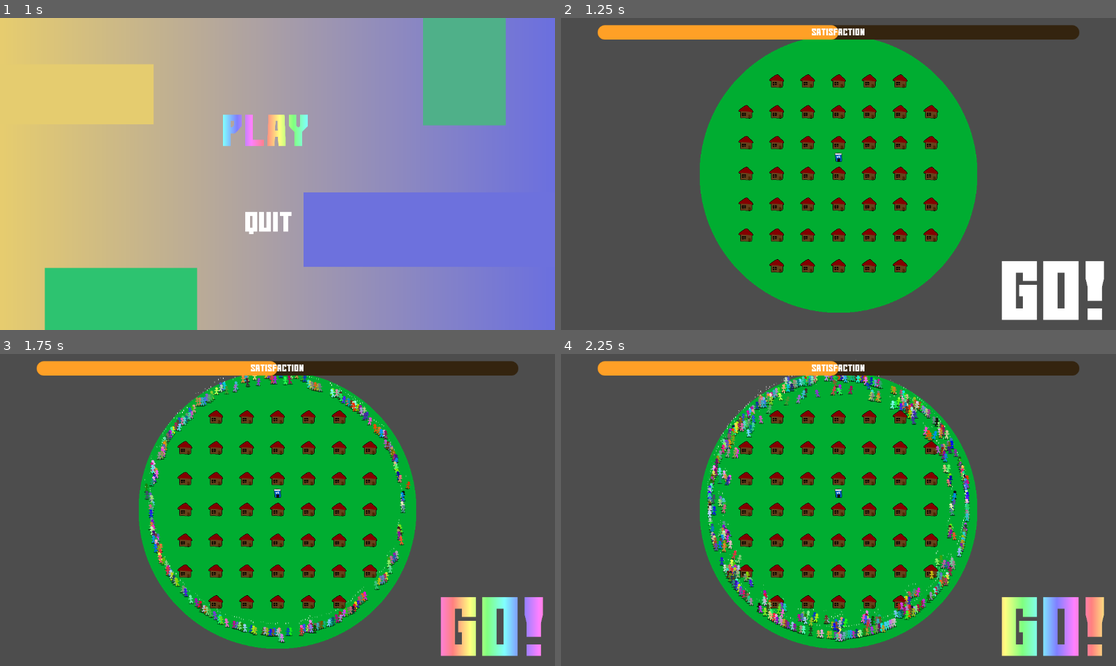
Above: before the commit, frames 1-4 (two rows, left to right).
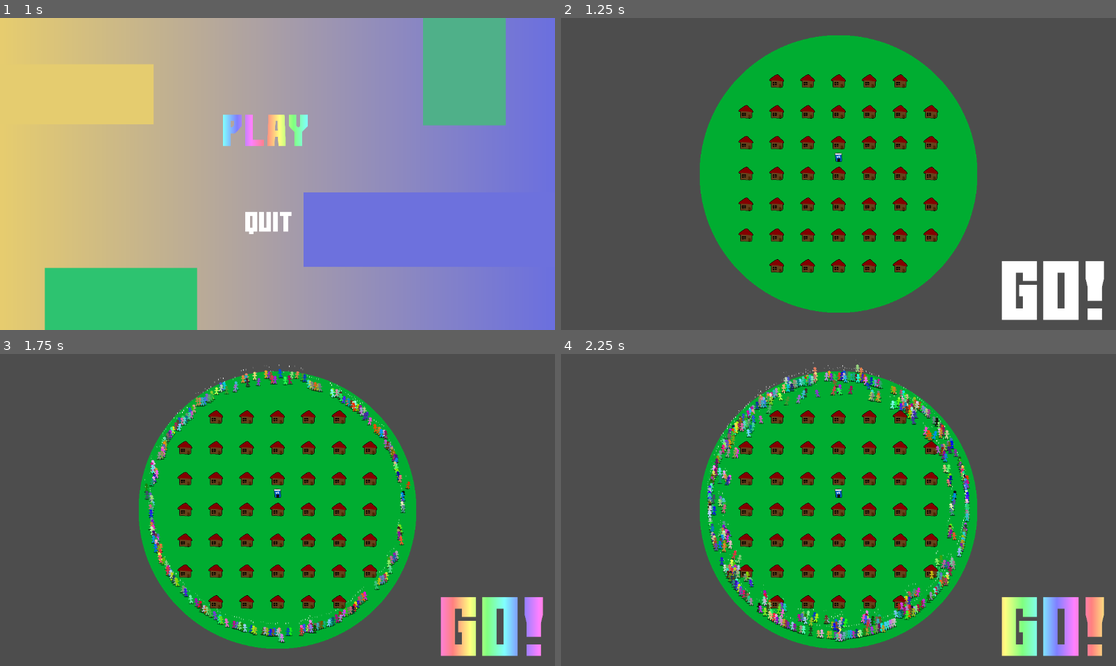
Above: after the commit, the same moments.

Repository: Viggzta/gmtk-jam-2024
Game: Godot game, scene res://main_menu.tscn
Same seed, same stepped clock (60 frames per second), same inputs: the game is played once before the commit and once after it. Sound files missing from this copy of the repository are replaced by a short silence.
Inputs (mouse positions are in pixels of both pictures, inside the frame that each line leads up to):
- Up to frame 1 (1 s): click (271, 130) at 0.5 s
- Up to frame 2 (1.25 s): no input
- Up to frame 3 (1.75 s): click (493, 625) at 1.25 s
- Up to frame 4 (2.25 s): click (1054, 625) at 2 s

Frame 1 is identical in both runs. In frame 2, 4.0% of the frame differs, in the area x 6-94%, y 2-7%; in frame 3, 4.0%; in frame 4, 4.0%.

Commit message:
satisfaction ui moving

Diff:
--- a/src/scenes/npc/dude.gd
+++ b/src/scenes/npc/dude.gd
@@ -108,6 +108,7 @@
 	splat.global_position = global_position
 	var sprite: Sprite2D = splat.get_node("Sprite2D")
 	sprite.modulate = sprite_2d.modulate
+	$"/root/Globals".dude_count -= 1
 	get_parent().add_child(splat)
 	self.queue_free()
 
--- a/src/scenes/ui/satisfaction_ui.tscn
+++ b/src/scenes/ui/satisfaction_ui.tscn
@@ -1,6 +1,7 @@
-[gd_scene load_steps=4 format=3 uid="uid://1aye1f1hfbhr"]
+[gd_scene load_steps=5 format=3 uid="uid://1aye1f1hfbhr"]
 
 [ext_resource type="FontFile" uid="uid://blp4h173uu01v" path="res://gomarice_no_continue.ttf" id="1_8075w"]
+[ext_resource type="Script" path="res://scripts/ui/satisfaction_ui.gd" id="1_x6rn4"]
 
 [sub_resource type="StyleBoxFlat" id="StyleBoxFlat_pttn7"]
 bg_color = Color(0.204439, 0.1414, 0.0603883, 1)
@@ -19,6 +20,7 @@
 [node name="SatisfactionUi" type="Control"]
 layout_mode = 3
 anchors_preset = 0
+script = ExtResource("1_x6rn4")
 
 [node name="ProgressBar" type="ProgressBar" parent="."]
 custom_minimum_size = Vector2(1000, 30)
@@ -30,7 +32,7 @@
 grow_vertical = 2
 theme_override_styles/background = SubResource("StyleBoxFlat_pttn7")
 theme_override_styles/fill = SubResource("StyleBoxFlat_hh0qc")
-value = 50.0
+value = 100.0
 show_percentage = false
 
 [node name="Label" type="Label" parent="ProgressBar"]
--- a/src/scripts/Globals.gd
+++ b/src/scripts/Globals.gd
@@ -5,6 +5,11 @@
 
 var _music_bus_name: String = "Music"
 var _fx_bus_name: String = "FX"
+
+var dude_count: int = 0
+
+enum GameState { Setup, Rush, Failure, Success }
+var current_state: GameState = GameState.Setup
 
 @onready var _music_bus := AudioServer.get_bus_index(_music_bus_name)
 @onready var _fx_bus := AudioServer.get_bus_index(_fx_bus_name)
--- /dev/null
+++ b/src/scripts/ui/satisfaction_ui.gd
@@ -0,0 +1,16 @@
+extends Control
+
+const modifier: float = 0.05
+
+# Called when the node enters the scene tree for the first time.
+func _ready() -> void:
+	$".".visible = false
+
+
+# Called every frame. 'delta' is the elapsed time since the previous frame.
+func _process(delta: float) -> void:
+	if ($"/root/Globals".current_state == $"/root/Globals".GameState.Rush):
+		var dudes : int = $"/root/Globals".dude_count
+		$ProgressBar.value -= dudes * modifier * delta
+		if($ProgressBar.value == 0):
+			$"/root/Globals".current_state = $"/root/Globals".GameState.Failure
